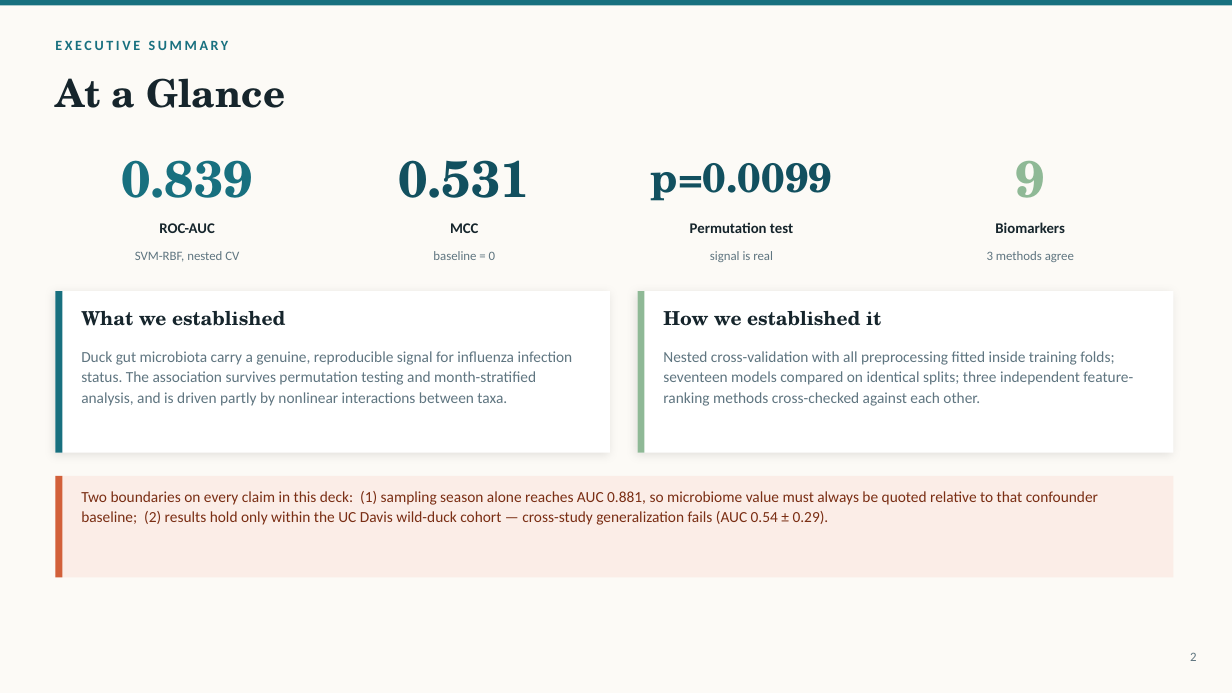
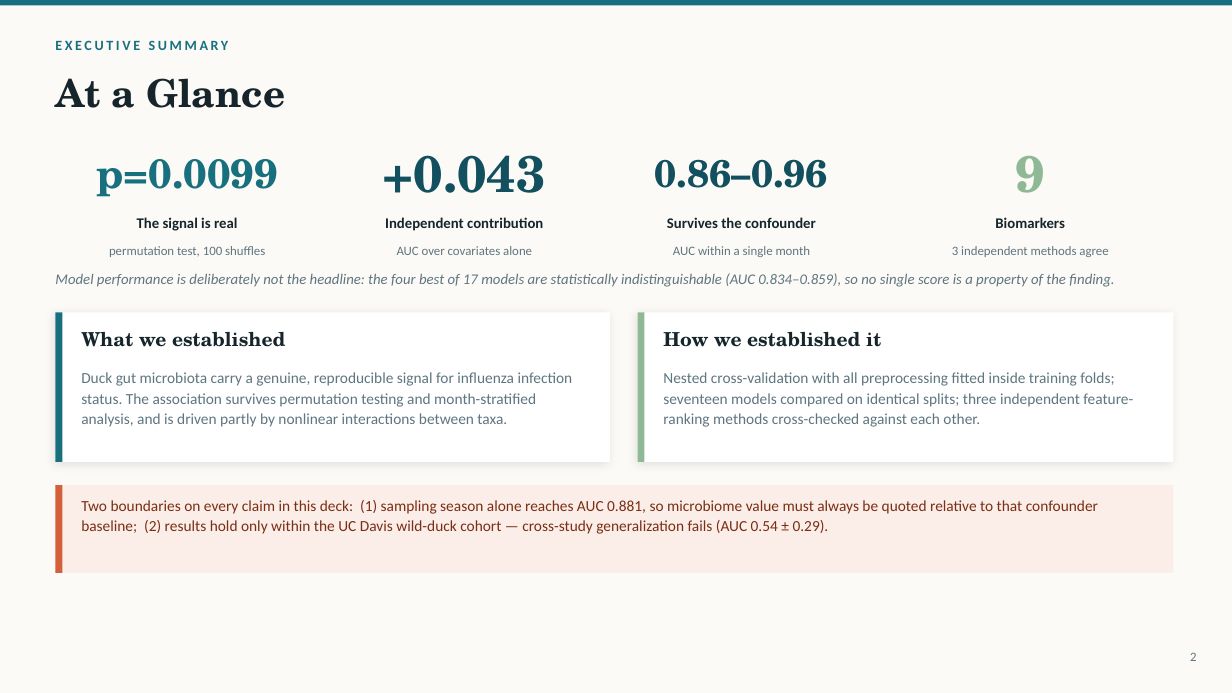
Before and after one commit to pengsihua2023/Christina-machine-learning-project, a slide deck: slide 2 of slides/Influenza_Microbiome_ML_Overview.pptx. Drawn at 1232x693 pixels with LibreOffice and Linux fonts; fonts in the diff are those of the drawing. Boxes give left, top, right and bottom in pixels: in the first picture for what was removed or moved away, otherwise in the second. Text is boxed around its words. In the diff, an @@ line names an element or a change of style, - is before the commit and + after.

```diff
--- a/slides/Influenza_Microbiome_ML_Overview.pptx
+++ b/slides/Influenza_Microbiome_ML_Overview.pptx
@@ text "9": place and size @@
-text "9" at bbox=[1016, 161, 1045, 198]
+text "9" at bbox=[1016, 156, 1045, 193]
@@ text at bbox=[96, 159, 278, 197]: text changed; size 40 to 32 pt @@
-0.839
+p=0.0099
@@ text at bbox=[383, 155, 546, 193]: text changed @@
-0.531
++0.043
@@ text at bbox=[655, 159, 828, 188]: text changed; size 32 to 30 pt @@
-p=0.0099
+0.86–0.96
@@ text "Biomarkers": place and size @@
-text "Biomarkers" at bbox=[995, 222, 1064, 233]
+text "Biomarkers" at bbox=[995, 217, 1064, 228]
@@ text at bbox=[137, 217, 237, 231]: text changed @@
-ROC-AUC
+The signal is real
@@ text at bbox=[385, 217, 543, 231]: text changed @@
-MCC
+Independent contribution
@@ text at bbox=[667, 217, 816, 228]: text changed @@
-Permutation test
+Survives the confounder
@@ text at bbox=[109, 246, 265, 257]: text changed @@
-SVM-RBF, nested CV
+permutation test, 100 shuffles
@@ text at bbox=[397, 246, 532, 255]: text changed @@
-baseline = 0
+AUC over covariates alone
@@ text at bbox=[673, 246, 811, 257]: text changed @@
-signal is real
+AUC within a single month
@@ text at bbox=[952, 246, 1108, 257]: text changed @@
-3 methods agree
+3 independent methods agree
@@ text added at bbox=[55, 273, 1114, 287], 11.5 pt, text #5F7580, italic @@
+Model performance is deliberately not the headline: the four best of 17 models are statistically indistinguishable (AUC 0.834–0.859), so no single score is a property of the finding.
@@ rectangle: place and size @@
-rectangle at bbox=[55, 291, 610, 453]
+rectangle at bbox=[55, 312, 610, 462]
@@ rectangle: place and size @@
-rectangle at bbox=[55, 291, 62, 453]
+rectangle at bbox=[55, 312, 62, 462]
@@ text "What we established": place and size @@
-text "What we established" at bbox=[81, 311, 285, 326]
+text "What we established" at bbox=[81, 332, 285, 347]
@@ rectangle: place and size @@
-rectangle at bbox=[638, 291, 1174, 453]
+rectangle at bbox=[638, 312, 1174, 462]
@@ rectangle: place and size @@
-rectangle at bbox=[638, 291, 644, 453]
+rectangle at bbox=[638, 312, 644, 462]
@@ text "How we established it": place and size @@
-text "How we established it" at bbox=[663, 311, 881, 326]
+text "How we established it" at bbox=[663, 332, 881, 347]
@@ text "Duck gut microbiota carry a ...": place and size @@
-text "Duck gut microbiota carry a ..." at bbox=[81, 351, 573, 406]
+text "Duck gut microbiota carry a ..." at bbox=[81, 372, 573, 427]
@@ text "Nested cross-validation with all preprocessing ...": place and size @@
-text "Nested cross-validation with all preprocessing ..." at bbox=[663, 351, 1133, 406]
+text "Nested cross-validation with all preprocessing ..." at bbox=[663, 372, 1133, 427]
@@ rectangle: place and size @@
-rectangle at bbox=[55, 476, 1174, 578]
+rectangle at bbox=[55, 485, 1174, 573]
@@ rectangle: place and size @@
-rectangle at bbox=[55, 476, 62, 578]
+rectangle at bbox=[55, 485, 62, 573]
@@ text "Two boundaries on every claim ...": place and size @@
-text "Two boundaries on every claim ..." at bbox=[81, 491, 1098, 525]
+text "Two boundaries on every claim ..." at bbox=[81, 500, 1098, 534]
```
Also in this commit, not shown: 12 other slides changed, 2 slides removed, 3 other files.
